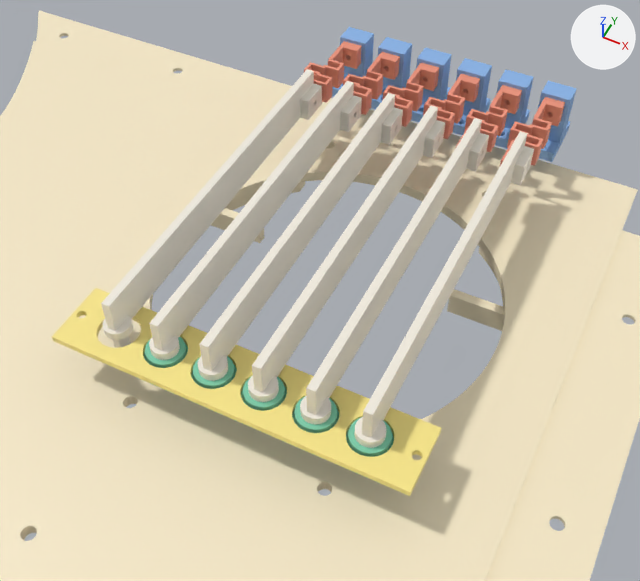
The Blender file Гитара_струны.blend, before and after one commit.
Before and after are seen from a camera (50 mm lens) standing at (64.0, 532.9, 189.1) and looking at (-1.6, 664.1, 25.1). Lighting does not change. The marker at upper right points along +X, +Y and +Z. The older version comes first.

Script lines for the objects in view, before the commit:
```python
ob_потенциометр_0 = bpy.data.objects.new('потенциометр_0', me_gst_pot_dummy_018)
ob_потенциометр_0.location = (-30.0, 623.0, 33.0)
ob_столбик_5 = bpy.data.objects.new('столбик_5', me_gst_stolb_017)
ob_столбик_5.location = (32.2, 740.5, 29.0)
ob_струна_0 = bpy.data.objects.new('струна_0', me_gst_struna_018)
ob_струна_0.location = (-30.0, 623.0, 39.5)
ob_струна_1 = bpy.data.objects.new('струна_1', me_gst_struna_019)
ob_струна_1.location = (-18.0, 623.0, 39.5)
ob_струна_2 = bpy.data.objects.new('струна_2', me_gst_struna_020)
ob_струна_2.location = (-6.0, 623.0, 39.5)
ob_струна_3 = bpy.data.objects.new('струна_3', me_gst_struna_021)
ob_струна_3.location = (6.0, 623.0, 39.5)
ob_струна_5 = bpy.data.objects.new('струна_5', me_gst_struna_023)
ob_струна_5.location = (30.0, 623.0, 39.5)
ob_струны_рама = bpy.data.objects.new('Струны_рама', me_gst_rama_003)
ob_струны_рама.location = (0.0, 0.0, 26.0)
# also in view: 'струна_4' at (18.2, 667.5, 39.8); 'К_крышка_wn_(контекст)' at (-34.9, 609.0, 19.5); 'гармошка_5' at (30.3, 722.2, 42.5); 'гармошка_2' at (-5.7, 722.2, 42.5); 'гармошка_1' at (-17.7, 722.2, 42.5)
```
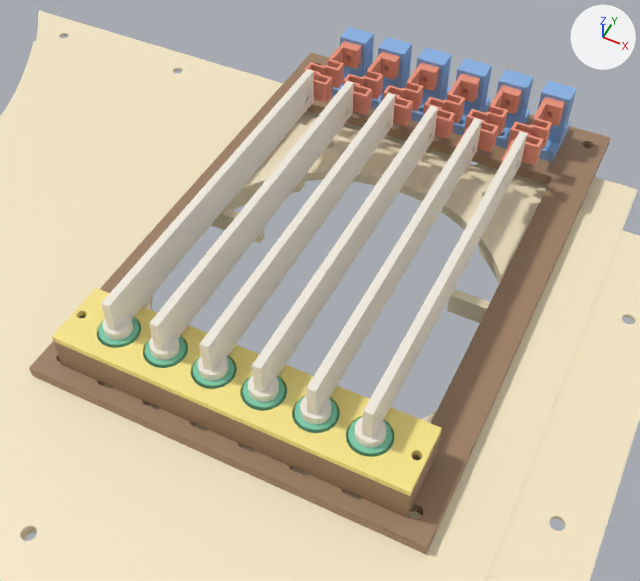
Location of each change, (x1, y1, x2, y2) in pixels of the pictures (640 x 581 px; the box of a moved part takes in the faces that stretch with it):
'Струны_рама', shown
    after: (29, 53, 610, 554)
'струна_0', reshaped
    before: (101, 69, 322, 348)
    after: (101, 69, 314, 340)
'струна_1', reshaped
    before: (149, 81, 362, 360)
    after: (149, 81, 354, 360)
'струна_2', reshaped
    before: (198, 93, 403, 381)
    after: (198, 93, 395, 381)
'струна_3', reshaped
    before: (248, 105, 445, 402)
    after: (248, 105, 438, 402)
'струна_5', reshaped
    before: (354, 131, 534, 448)
    after: (354, 131, 528, 448)
'потенциометр_0', shown (green)
    after: (98, 317, 141, 348)
part 1 of me_gst_struna_018, moved or reshaped
    before: (129, 81, 322, 320)
    after: (129, 81, 314, 320)
part 2 of me_gst_struna_019, moved or reshaped
    before: (338, 92, 362, 132)
    after: (338, 92, 353, 132)
part 3 of me_gst_struna_020, moved or reshaped
    before: (378, 105, 403, 145)
    after: (378, 105, 394, 144)
part 4 of me_gst_struna_021, moved or reshaped
    before: (421, 117, 445, 158)
    after: (421, 117, 437, 157)
part 5 of me_gst_struna_023, moved or reshaped
    before: (373, 133, 534, 420)
    after: (373, 133, 528, 420)

The change, as a list of edits to the scene's bpy script:
```text
Change me_gst_struna_018:
    used by ob_струна_0; location = (-30.0, 623.0, 39.5)
    remove me_gst_struna_018.from_pydata(...)  # 754 vertices, 1512 faces; spans x -3.1..3.5, y -3.1..92.0, z -9.5..10.0
    add me_gst_struna_018.from_pydata(...)  # 748 vertices, 1500 faces; spans x -3.1..3.1, y -3.1..92.0, z -9.5..10.0
    me_gst_struna_018 part 1: 29 vertices moved from x -1.0..3.5, y 87.3..87.9, z 2.1..3.9 to x -1.0..1.0, y 87.2..87.9, z 1.9..4.1; 230 vertices removed from x -1.0..3.5, y 84.0..92.0, z 0.0..6.0; 224 vertices added at x -1.0..1.0, y 86.9..92.0, z 0.0..4.1
Change me_gst_struna_019:
    used by ob_струна_1; location = (-18.0, 623.0, 39.5)
    remove me_gst_struna_019.from_pydata(...)  # 754 vertices, 1512 faces; spans x -3.1..3.5, y -3.1..92.0, z -9.5..10.0
    add me_gst_struna_019.from_pydata(...)  # 748 vertices, 1500 faces; spans x -3.1..3.1, y -3.1..92.0, z -9.5..10.0
    me_gst_struna_019 part 2: 29 vertices moved from x -1.0..3.5, y 87.3..87.9, z 2.1..3.9 to x -1.0..1.0, y 87.2..87.9, z 1.9..4.1; 230 vertices removed from x -1.0..3.5, y 84.0..92.0, z 0.0..6.0; 224 vertices added at x -1.0..1.0, y 86.9..92.0, z 0.0..4.1
Change me_gst_struna_020:
    used by ob_струна_2; location = (-6.0, 623.0, 39.5)
    remove me_gst_struna_020.from_pydata(...)  # 754 vertices, 1512 faces; spans x -3.1..3.5, y -3.1..92.0, z -9.5..10.0
    add me_gst_struna_020.from_pydata(...)  # 748 vertices, 1500 faces; spans x -3.1..3.1, y -3.1..92.0, z -9.5..10.0
    me_gst_struna_020 part 3: 29 vertices moved from x -1.0..3.5, y 87.3..87.9, z 2.1..3.9 to x -1.0..1.0, y 87.2..87.9, z 1.9..4.1; 230 vertices removed from x -1.0..3.5, y 84.0..92.0, z 0.0..6.0; 224 vertices added at x -1.0..1.0, y 86.9..92.0, z 0.0..4.1
Change me_gst_struna_021:
    used by ob_струна_3; location = (6.0, 623.0, 39.5)
    remove me_gst_struna_021.from_pydata(...)  # 754 vertices, 1512 faces; spans x -3.1..3.5, y -3.1..92.0, z -9.5..10.0
    add me_gst_struna_021.from_pydata(...)  # 748 vertices, 1500 faces; spans x -3.1..3.1, y -3.1..92.0, z -9.5..10.0
    me_gst_struna_021 part 4: 29 vertices moved from x -1.0..3.5, y 87.3..87.9, z 2.1..3.9 to x -1.0..1.0, y 87.2..87.9, z 1.9..4.1; 230 vertices removed from x -1.0..3.5, y 84.0..92.0, z 0.0..6.0; 224 vertices added at x -1.0..1.0, y 86.9..92.0, z 0.0..4.1
Change me_gst_struna_023:
    used by ob_струна_5; location = (30.0, 623.0, 39.5)
    remove me_gst_struna_023.from_pydata(...)  # 754 vertices, 1512 faces; spans x -3.1..3.5, y -3.1..92.0, z -9.5..10.0
    add me_gst_struna_023.from_pydata(...)  # 748 vertices, 1500 faces; spans x -3.1..3.1, y -3.1..92.0, z -9.5..10.0
    me_gst_struna_023 part 5: 29 vertices moved from x -1.0..3.5, y 87.3..87.9, z 2.1..3.9 to x -1.0..1.0, y 87.2..87.9, z 1.9..4.1; 230 vertices removed from x -1.0..3.5, y 84.0..92.0, z 0.0..6.0; 224 vertices added at x -1.0..1.0, y 86.9..92.0, z 0.0..4.1
Change ob_струны_рама:
    remove ob_струны_рама.hide_set(True)
Change ob_потенциометр_0:
    remove ob_потенциометр_0.hide_set(True)
```
